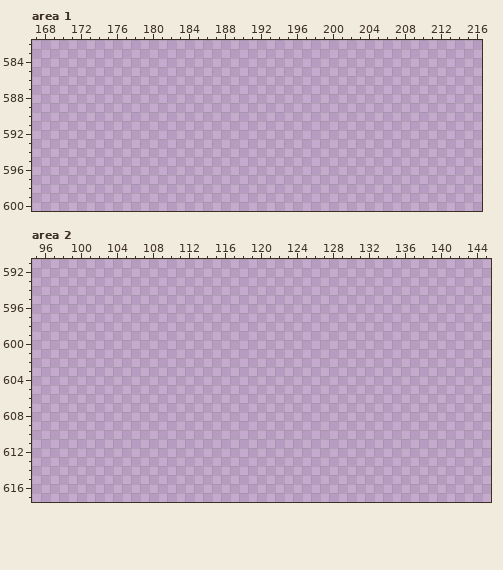
Pixel-art file: concept/art/tests.aseprite. That is the earlier state.
512x1024 pixels, 1 frame. Shown: area 1: x 167..216, y 582..600; area 2: x 95..145, y 591..617. The commit also changed other parts of the picture, which this record leaves out.
Visible layers, top first: "Layer 3", "Layer 4", "Layer 2".
Palette (. is transparent): 
The same view after the edit:
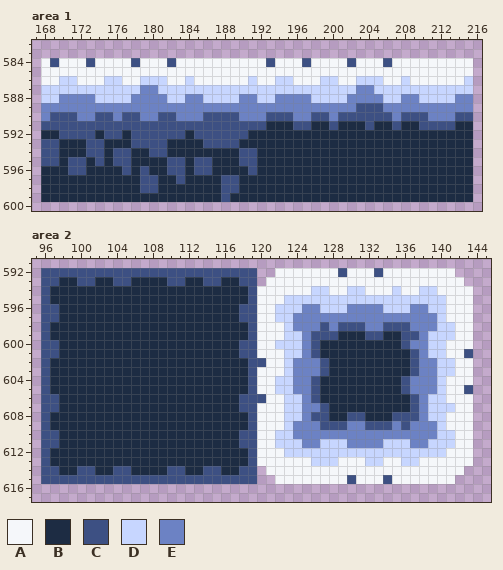
Colours new in this view: A #f5f7fa  B #1d2c43  C #3d5083  D #c7d6ff  E #6c82c4
Change:
Changed rows in their new state; - is an unchanged pixel.
Area 1, layer "Layer 3":
first column x 168:
584 ACAAACAAAACAAACAAAAAAAAAACAAACAAAACAAACAAAAAAAAA
585 AAAAAAAAAAAAAAAAAAAAAAAAAAAAAAAAAAAAAAAAAAAAAAAA
586 AADDAAADDAADDDAADAAAAAADAADDAAADDAADDDAADAAAAAAD
587 DDDDDDDDDDDEEDDDDDDDDDDDDDDDDDDDDDDEEDDDDDDDDDDD
588 DDEEEEDDDDEEEEDDEEDDDDEEDDEEEEDDDDEEEEDDEEDDDDEE
589 EEEEEEEEEEEEEEEEEEEEEEEEEEEEEEEEEEECCCEEEEEEEEEE
590 ECCCEECCECCEECCEEECCCCEEECCCEECCECCCCCCECCCEEECC
591 CCCCCCCCCCCCCCCCCCCCCCCCCBBBCCBBCBBBCBBCBBCCCCBB
592 BBCCCCBCCBCCCCCCBCCCCCCBBBBBBBBBBBBBBBBBBBBBBBBB
593 CCBBBCCBBBCCCCBBBBCCCCBBBBBBBBBBBBBBBBBBBBBBBBBB
594 CCBBBCCBCCBBCCBBBBBBBBCCBBBBBBBBBBBBBBBBBBBBBBBB
595 CCBCCBCBCCBBBBCCBCCBBBCCBBBBBBBBBBBBBBBBBBBBBBBB
596 BBBCCBBBBCBCBBCCBCCBBBBCBBBBBBBBBBBBBBBBBBBBBBBB
597 BBBBBBBBBBBCCBBCBBBBCCBBBBBBBBBBBBBBBBBBBBBBBBBB
598 BBBBBBBBBBBCCBBBBBBBCCBBBBBBBBBBBBBBBBBBBBBBBBBB
599 BBBBBBBBBBBBBBBBBBBBCBBBBBBBBBBBBBBBBBBBBBBBBBBB
Area 2, layer "Layer 3":
first column x 96:
592 CCCCCCCCCCCCCCCCCCCCCCCC--AAAAAAACAAACAAAAAAAA--
593 CCBBCCBBCCBBBBCCBBCCBBCC-AAAAAAAAAAAAAAAAAAAAAA-
594 CBBBBBBBBBBBBBBBBBBBBBBCAAAAAADDAADDAAADAADDAAAA
595 CBBBBBBBBBBBBBBBBBBBBBBCAAADDDDDDDDDDDDDDDDDDAAA
596 CCBBBBBBBBBBBBBBBBBBBBCCAADDDEEDDDEEEEDDDEEDDAAA
597 CCBBBBBBBBBBBBBBBBBBBBCCAADDEEEEEEEEEEEEEEEEDAAA
598 CBBBBBBBBBBBBBBBBBBBBBBCAAADEEECECCCEECCCEEEDDAA
599 CBBBBBBBBBBBBBBBBBBBBBBCAAADDECCCBBBCCBBCCEDDDAA
600 CCBBBBBBBBBBBBBBBBBBBBCCAADDDECBBBBBBBBBCEEDDAAA
601 CCBBBBBBBBBBBBBBBBBBBBCCAAADDECBBBBBBBBBBCEDDAAC
602 CBBBBBBBBBBBBBBBBBBBBBBCCAADEEECBBBBBBBBBCEEDDAA
603 CBBBBBBBBBBBBBBBBBBBBBBCAAADEEECBBBBBBBBBCEEDDAA
604 CBBBBBBBBBBBBBBBBBBBBBBCAADDEECBBBBBBBBBCEEEDAAA
605 CBBBBBBBBBBBBBBBBBBBBBBCAADDEECBBBBBBBBBCEEEDAAC
606 CCBBBBBBBBBBBBBBBBBBBBCCCAADDECBBBBBBBBBBCEDDAAA
607 CCBBBBBBBBBBBBBBBBBBBBCCAAADDEECBBBBBBBBBCEDDDAA
608 CBBBBBBBBBBBBBBBBBBBBBBCAAADDECCBBCCBBBCCCEDDAAA
609 CBBBBBBBBBBBBBBBBBBBBBBCAAADEEECCCEECCCECEEEDAAA
610 CCBBBBBBBBBBBBBBBBBBBBCCAADDEEEEEEEEEEEEEEEEDDAA
611 CCBBBBBBBBBBBBBBBBBBBBCCAADDDEEDDDEEEEDDDEEDDDAA
612 CBBBBBBBBBBBBBBBBBBBBBBCAAADDDDDDDDDDDDDDDDDDAAA
613 CBBBBBBBBBBBBBBBBBBBBBBCAAAAAADDDAAADDAADDAAAAAA
614 CCBBCCBBCCBBBBCCBBCCBBCC-AAAAAAAAAAAAAAAAAAAAAA-
615 CCCCCCCCCCCCCCCCCCCCCCCC--AAAAAAAACAAACAAAAAAA--
